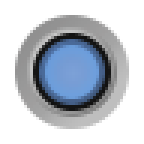
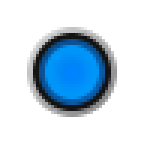
Two versions of the same layered image (144x144). Layer-by-layer changes:
showed "ON revamp" over box(39, 39, 105, 105)
hid "ON-revamped" over box(39, 39, 105, 105)
"outerframe": opacity 75% → 30% over box(15, 15, 129, 129)
